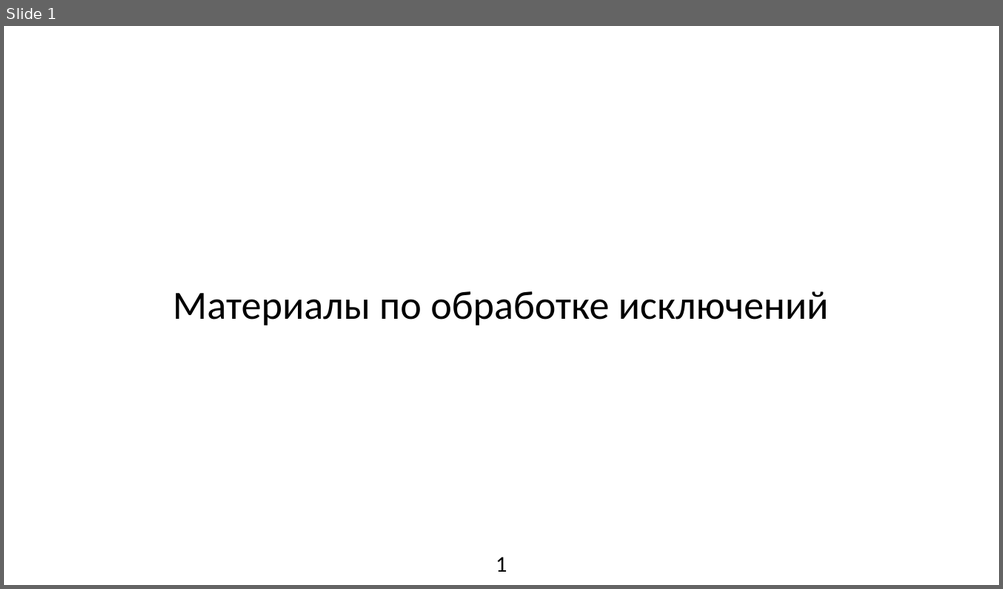
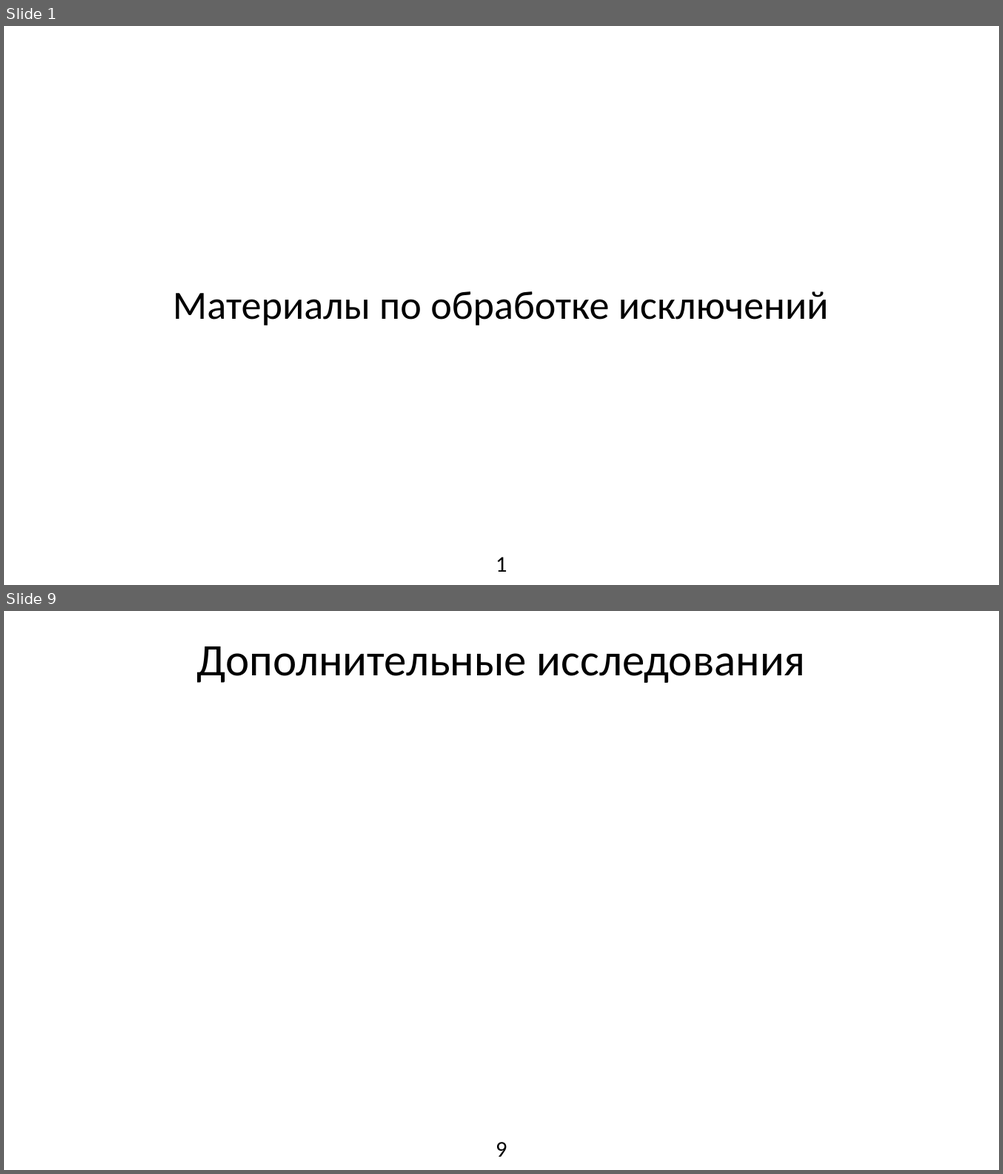
Before and after one commit to Leartiz/exception_research, a slide deck: about/presentation.odp. Shown one above the other, each under a label of ours: slide 1 before the commit, slides 1 and 9 after it; the slides between them are not shown. The pictures are 1003x589 and 1003x1174 pixels, drawn with LibreOffice and Linux fonts; fonts in the diff are those of the drawing. Boxes give left, top, right and bottom in pixels: in the first picture for what was removed or moved away, otherwise in the second. Text is boxed around its words. In the diff, an @@ line names an element or a change of style, - is before the commit and + after.

```diff
--- a/about/presentation.odp
+++ b/about/presentation.odp
@@ slide 9 added at (x1=4, y1=611, x2=999, y2=1170), background #FFFFFF @@
@@ title added at (x1=196, y1=647, x2=805, y2=683), 36 pt, text #000000 @@
+Дополнительные исследования
@@ page number added at (x1=495, y1=1142, x2=506, y2=1157), 18 pt, text #000000 @@
+9
```
Also in this commit, not shown: 1 slide changed, 9 other slides added, 2 slides removed, 5 other files.
